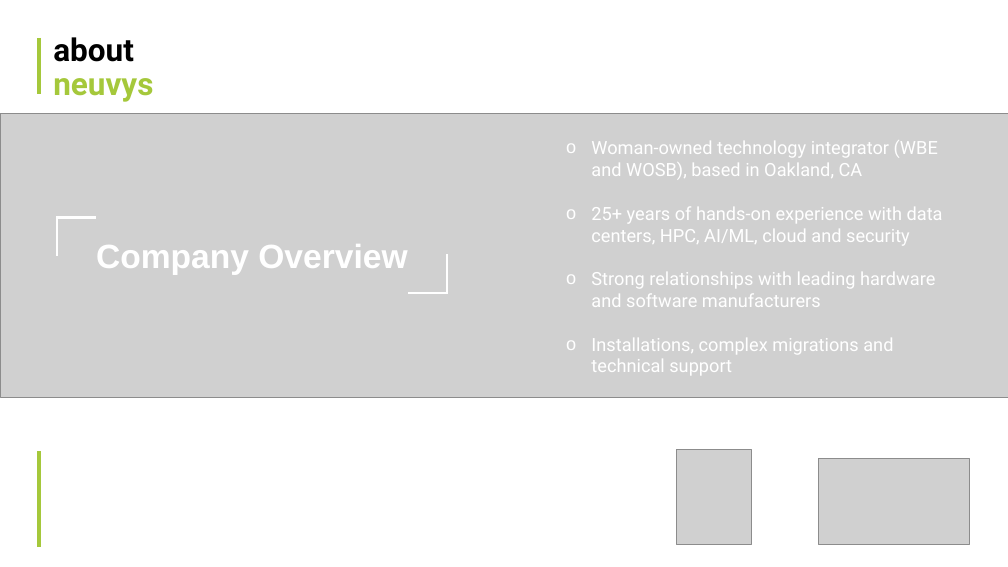
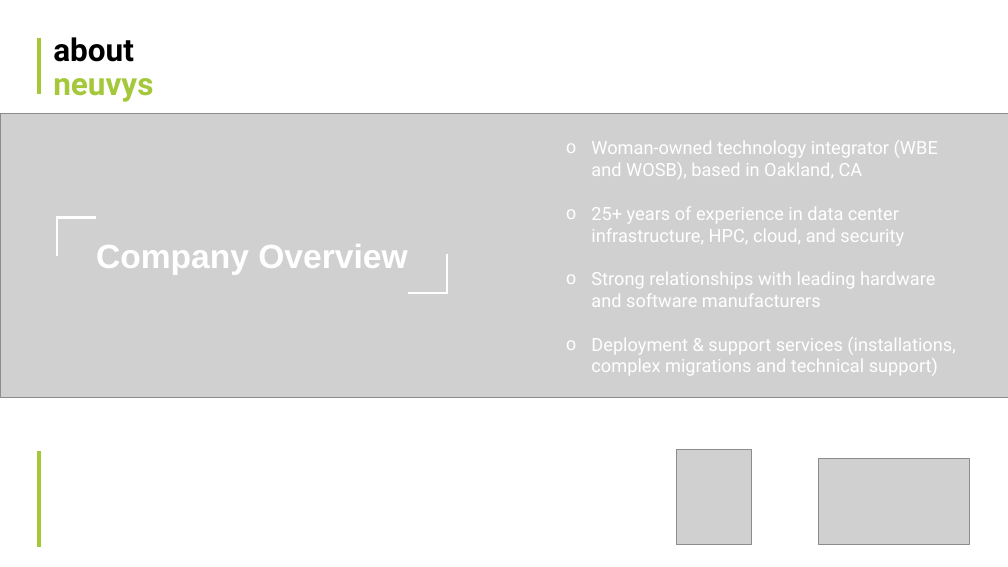
Before and after one commit to KillgoreAlpha/sc26-netbox-demo, a slide deck: slide 2 of slides/NetBox Demo (Neuvys template).pptx. Drawn at 1008x567 pixels with LibreOffice and Linux fonts; fonts in the diff are those of the drawing; grey boxes stand for pictures; background and template pictures are left out. Boxes give left, top, right and bottom in pixels: in the first picture for what was removed or moved away, otherwise in the second. Text is boxed around its words. In the diff, an @@ line names an element or a change of style, - is before the commit and + after.

```diff
--- a/slides/NetBox Demo (Neuvys template).pptx
+++ b/slides/NetBox Demo (Neuvys template).pptx
@@ text at <box>591,207,904,245</box>: text changed @@
-o 25+ years of hands-on experience with data centers, HPC, AI/ML, cloud and security
+o 25+ years of experience in data center infrastructure, HPC, cloud, and security
@@ text at <box>591,337,955,375</box>: text changed @@
-o Installations, complex migrations and technical support
+o Deployment & support services (installations, complex migrations and technical support)
```
